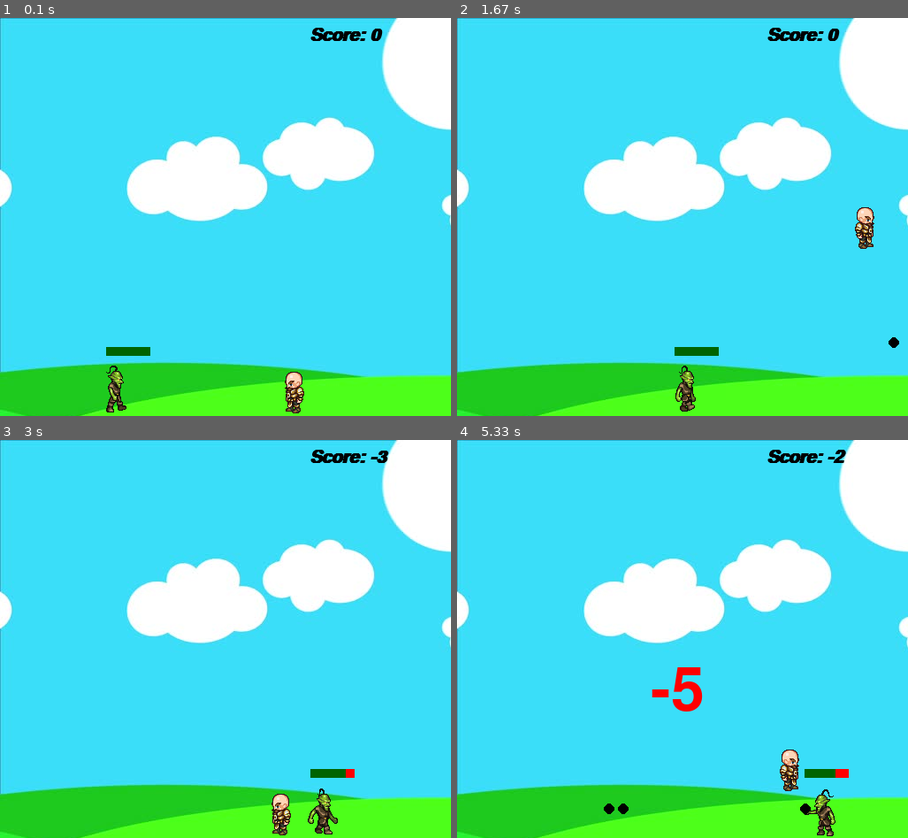
Above: before the commit, frames 1-4 (two rows, left to right).
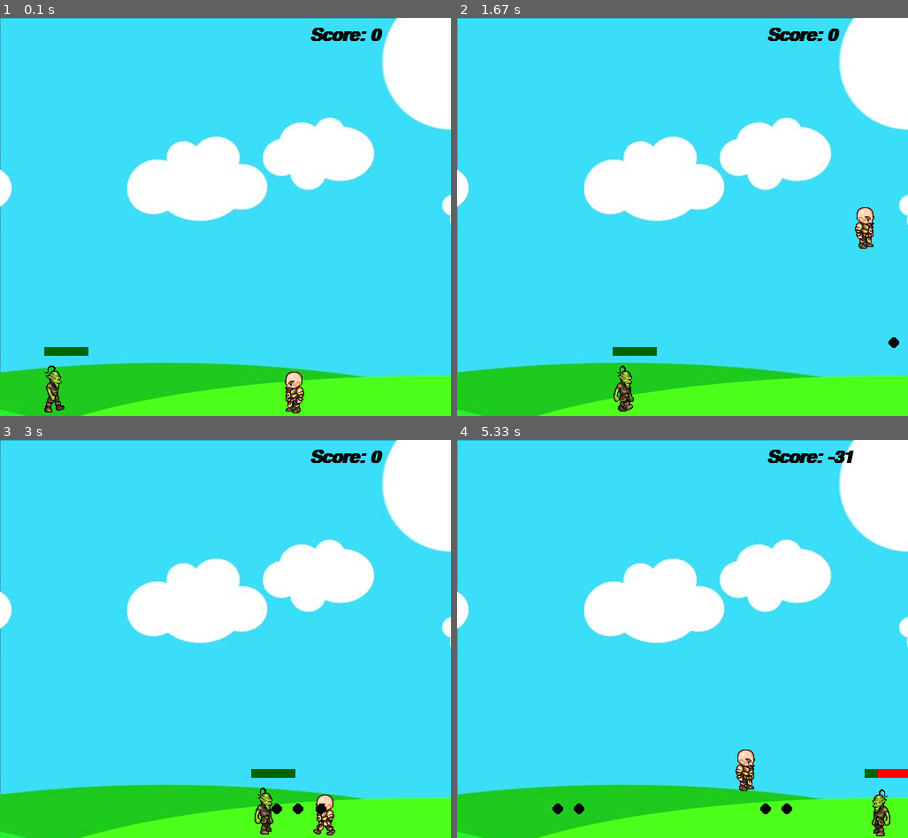
Above: after the commit, the same moments.

Repository: sagarrb1805/Basic-game-with-pygame
Game: pygame game, started from images/pygame3.py
The game is run twice, just before and just after one commit, with the same random seed, the same clock (stepped at 60 frames per second) and the same inputs.
Inputs:
- Up to frame 1 (0.1 s): no input
- Up to frame 2 (1.67 s): hold Space 0.33-0.8 s; hold Right 0.33-0.8 s; hold Right 0.83-1.3 s; tap Space at 0.9, 1.2, 1.4 s; hold Up 1.33-1.63 s
- Up to frame 3 (3 s): hold Right 1.67-2.13 s; tap Space at 1.73, 2.03, 2.23, 2.53, 2.8 s; hold Left 2.17-2.7 s; hold Left from 2.73 s (still down)
- Up to frame 4 (5.33 s): tap Space at 3.1, 3.23, 3.63, 3.93, 4.3, 4.6, 4.8, 5.1, 5.3 s; release Left at 3.13 s; hold Up 3.17-3.53 s; hold Right 3.57-4.2 s; hold Left 4.23-4.7 s; hold Right 4.73-5.2 s; hold Up from 5.23 s (still down)

The runs differ from the first frame. In frame 1, 1.0% of the frame differs, in the area x 9-34%, y 82-100%; in frame 2, 1.1%; in frame 3, 1.6%; in frame 4, 2.7%, in the area x 21-100%, y 2-100%.

Commit message:
removed unwanted files and finshed the basic game

Diff:
--- a/images/pygame3.py
+++ b/images/pygame3.py
@@ -64,11 +64,11 @@
         self.y = 385
         self.walkCount = 0
         font1 = pygame.font.SysFont("comiCsans", 100)
-        text = font1.render("-5", True, (255,0,0))
+        text = font1.render("-2", True, (255,0,0))
         win.blit(text, (250 - (text.get_width()/2), 250))
         pygame.display.update()
         i = 0
-        while i < 10:
+        while i < 4:
             pygame.time.delay(10)
             i += 1
             for event in pygame.event.get():
@@ -130,6 +130,7 @@
                 self.walkCount = 0
 
     def draw(self, win):
+        self.visible = True
         self.move()
         if self.visible:
             if self.walkCount + 1 >= 33:
@@ -146,11 +147,17 @@
             # pygame.draw.rect(win, (255, 0, 0), self.hitbox, 2)
 
     def hit(self):
+
         if self.health > 0:
             self.health -= 1
         else:
             self.visible = False
-        print("hit")
+            self.x = 30
+            self.y = 390
+            self.path = [self.x, self.end]
+            self.walkCount = 0
+            self.health = 10
+            self.draw(win)
 
 
 def redrawGameWindow():
@@ -170,14 +177,16 @@
 bullets = []
 shootLoop = 0
 man = player(300, 385, 64, 64)
-goblin = enemy(100, 390, 64, 64, 450)
+goblin = enemy(30, 390, 64, 64, 450)
 run = True
 while run:
+    pygame.init()
     if goblin.visible:
         if man.hitbox[1] < goblin.hitbox[1] + goblin.hitbox[3] and man.hitbox[1] + man.hitbox[3] > goblin.hitbox[1]:
             if man.hitbox[0] + man.hitbox[2] > goblin.hitbox[0] and man.hitbox[0] < goblin.hitbox[0] + goblin.hitbox[2]:
                 man.hit()
-                score -= 5
+                score -= 2
+                man.draw(win)
 
     if shootLoop > 0:
         shootLoop += 1
@@ -193,6 +202,7 @@
                     goblin.hit()
                     score += 1
                     bullets.pop(bullets.index(bullet))
+
 
         if 500 > bullet.x > 0:
             bullet.x += bullet.vel
@@ -240,7 +250,7 @@
 
     clock.tick(27)
     for event in pygame.event.get():
-        if event.type == pygame.QUIT:
+        if event.type == pygame.QUIT or keys[pygame.K_ESCAPE]:
             run = False
     redrawGameWindow()
     pygame.display.update()
--- a/pygame.txt
+++ /dev/null
@@ -1,9 +0,0 @@
-import pygame # importing module
-
-pygame.init() # initializing all pygame modules
-pygame.font.init() #initializing font module in pygame seperatly
-...
-...
-...
-pygame.quit() # for closing all the opened modules
-blit() # function for displaying images in screeen
--- a/pygame1.py
+++ /dev/null
@@ -1,39 +0,0 @@
-import pygame
-
-pygame.init()
-win = pygame.display.set_mode((500,500))
-pygame.display.set_caption("First Game")
-
-x = 50
-y =  50
-width = 40
-height = 60
-vel = 5
-
-run = True
-while run:
-    pygame.time.delay(100)
-
-    for event in pygame.event.get():
-        if event.type == pygame.QUIT:
-            run = False
-
-
-
-
-    keys = pygame.key.get_pressed()
-    if keys[pygame.K_LEFT]:
-        x -= vel
-    if keys[pygame.K_RIGHT]:
-        x += vel
-    if keys[pygame.K_UP]:
-        y -= vel
-    if keys[pygame.K_DOWN]:
-        y += vel
-
-
-    pygame.draw.rect(win,(255, 0, 0), (x, y, width, height))
-    pygame.display.update()
-    win.fill((255,255,255))
-
-pygame.quit()
--- a/pygame2.py
+++ /dev/null
@@ -1,55 +0,0 @@
-import pygame
-
-pygame.init()
-
-win = pygame.display.set_mode((500, 500))
-pygame.display.set_caption("first game")
-
-x = 50
-y = 425
-width = 40
-height = 60
-vel = 5
-
-isJump = False
-jumpCount = 10
-
-run = True
-
-while run:
-
-    keys = pygame.key.get_pressed()
-
-    if keys[pygame.K_LEFT] and x > vel:
-        x -= vel
-    if keys[pygame.K_RIGHT] and x < 500-width-vel:
-        x += vel
-
-    if not isJump:
-        if keys[pygame.K_UP] and y > vel:
-            y -= vel
-        if keys[pygame.K_DOWN] and y < 500 - vel - height:
-            y += vel
-        if keys[pygame.K_SPACE]:
-            isJump = True
-    else:
-        if jumpCount >= -10:
-            neg = 1
-            if jumpCount < 0:
-                neg = -1
-            y -= (jumpCount ** 2) * 0.5 * neg
-            jumpCount -= 1
-        else:
-            isJump = False
-            jumpCount = 10
-
-    pygame.time.delay(100)
-    for event in pygame.event.get():
-        if event.type == pygame.QUIT:
-            run = False
-
-    pygame.draw.rect(win, (255, 0, 0), (x, y, width, height))
-    pygame.display.update()
-    win.fill((0, 0, 0))
-
-pygame.quit()
--- a/pygame3_1.py
+++ /dev/null
@@ -1,76 +0,0 @@
-import pygame
-pygame.init()
-window = pygame.display.set_mode((600, 450))
-pygame.display.set_caption("my game")
-walkRight = [pygame.image.load("R1.png"),pygame.image.load("R2.png"),pygame.image.load("R3.png"),pygame.image.load("R4.png"),pygame.image.load("R5.png"),
-             pygame.image.load("R6.png"),pygame.image.load("R7.png"),pygame.image.load("R8.png"),pygame.image.load("R9.png")]
-walkLeft = [pygame.image.load("L1.png"),pygame.image.load("L2.png"),pygame.image.load("L3.png"),pygame.image.load("L4.png"),pygame.image.load("L5.png"),
-            pygame.image.load("L6.png"), pygame.image.load("L7.png"), pygame.image.load("L8.png"), pygame.image.load("L9.png")]
-bg = pygame.image.load("bg.jpg")
-char = pygame.image.load("standing.png")
-height = 60
-width = 40
-x = 30
-y = 350
-vel = 15
-isJump = False
-jumpCount = 10
-run = True
-right = False
-left = False
-walkcount = 0
-def screen_draw():
-    global walkcount
-    window.blit(bg,(0,0))
-    if walkcount+1 >= 36:
-        walkcount = 0
-    if left:
-        window.blit(walkLeft[walkcount//4], (x, y))
-        walkcount += 1
-    elif right:
-        window.blit(walkRight[walkcount//4], (x, y))
-        walkcount += 1
-    else:
-        window.blit(char, (x,y))
-    pygame.display.update()
-
-
-while run:
-    #pygame.time.delay(100)
-    pygame.time.Clock().tick(15)
-    for event in pygame.event.get():
-        if event.type == pygame.QUIT:
-            run = False
-
-    keys = pygame.key.get_pressed()
-    if not(isJump):
-
-        if keys[pygame.K_SPACE]:
-            isJump = True
-    else:
-        if jumpCount >= -10:
-            direction = 1
-            if jumpCount < 0:
-                direction = -1
-            y -= (jumpCount**2)*direction
-            jumpCount -= 1
-        else:
-            jumpCount = 10
-            isJump = False
-
-    if keys[pygame.K_RIGHT] and x < 600 - width:
-        right = True
-        left = False
-        x += vel
-
-    elif keys[pygame.K_LEFT] and x > 0:
-        left = True
-        right = False
-        x -= vel
-    else:
-        left = False
-        right = False
-        walkcount = 0
-    screen_draw()
-
-pygame.quit()
